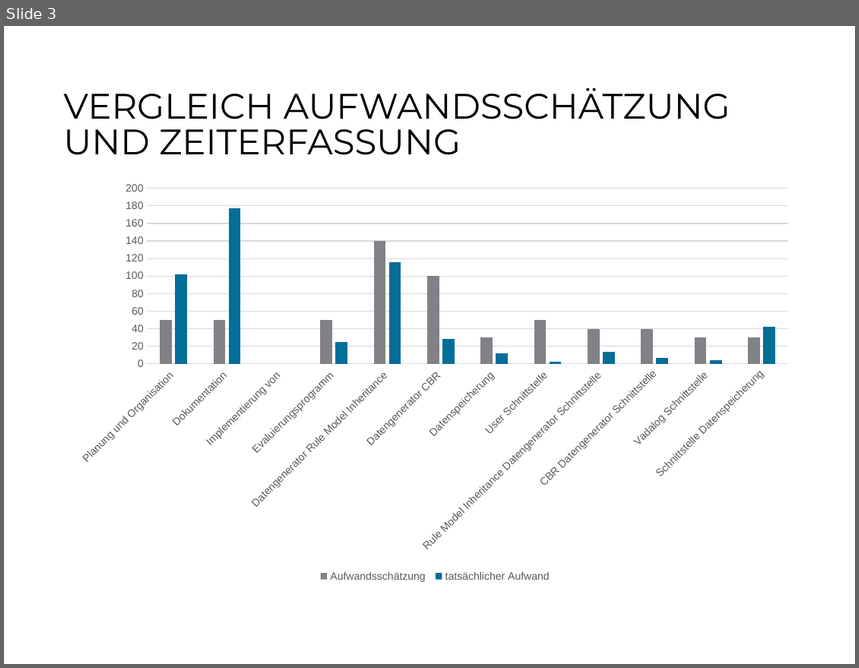
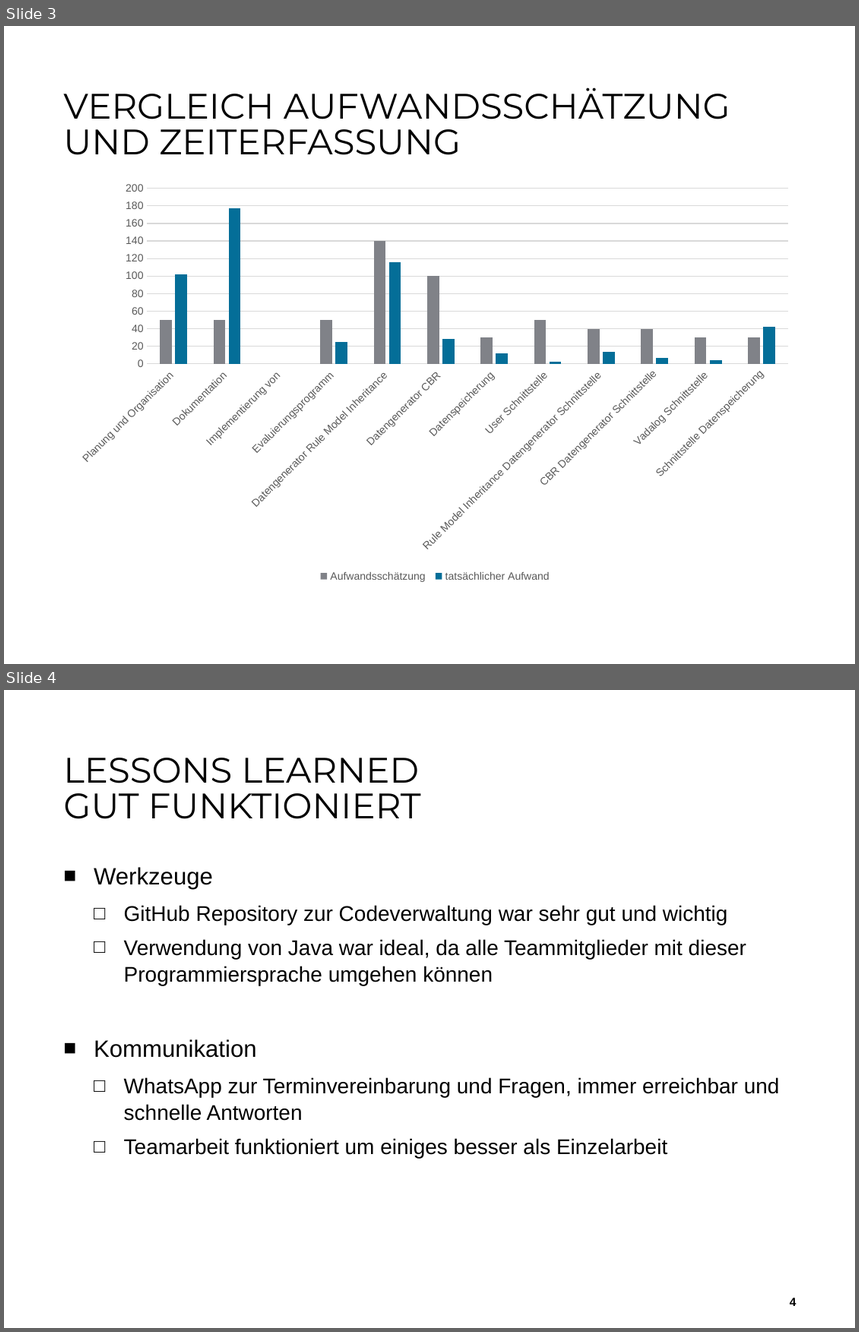
Before and after one commit to aistleithnera/258321_DKE_PR, a slide deck: Dokumente/Projektabschluss/Endabgabe_Projektabschluss.pptx. Shown one above the other, each under a label of ours: slide 3 before the commit, slides 3 and 4 after it. The pictures are 859x668 and 859x1332 pixels, drawn with LibreOffice and Linux fonts; fonts in the diff are those of the drawing; background and template pictures are left out. Boxes give left, top, right and bottom in pixels: in the first picture for what was removed or moved away, otherwise in the second. Text is boxed around its words. In the diff, an @@ line names an element or a change of style, - is before the commit and + after.

```diff
--- a/Dokumente/Projektabschluss/Endabgabe_Projektabschluss.pptx
+++ b/Dokumente/Projektabschluss/Endabgabe_Projektabschluss.pptx
@@ slide 4 added at [4,690,855,1328], background #FFFFFF @@
@@ title added at [63,758,421,819], 30 pt, text #000000 @@
+LESSONS LEARNED
+GUT FUNKTIONIERT
@@ text added at [94,867,780,1158], 18 pt, text #000000 @@
+■ Werkzeuge
+  □ GitHub Repository zur Codeverwaltung war sehr gut und wichtig
+  □ Verwendung von Java war ideal, da alle Teammitglieder mit dieser Programmiersprache umgehen können
+■ Kommunikation
+  □ WhatsApp zur Terminvereinbarung und Fragen, immer erreichbar und schnelle Antworten
+  □ Teamarbeit funktioniert um einiges besser als Einzelarbeit
@@ page number added at [790,1298,797,1306], 10 pt, text #000000, bold @@
+4
```
Also in this commit, not shown: 3 other slides added, 1 slide removed.
